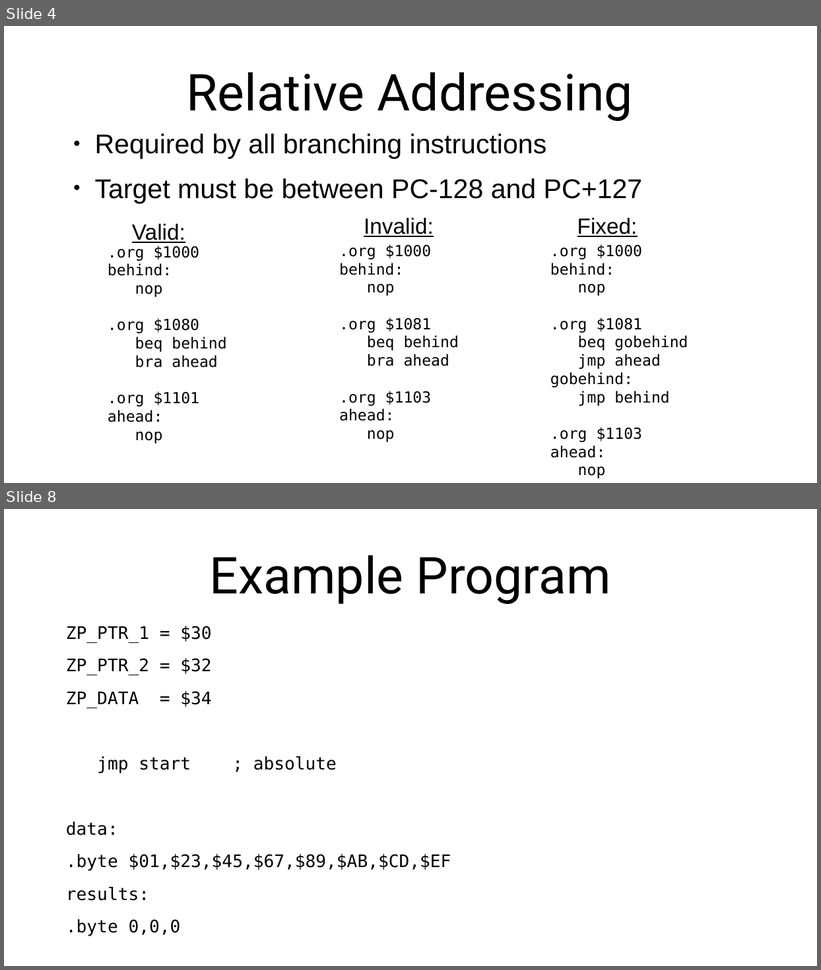
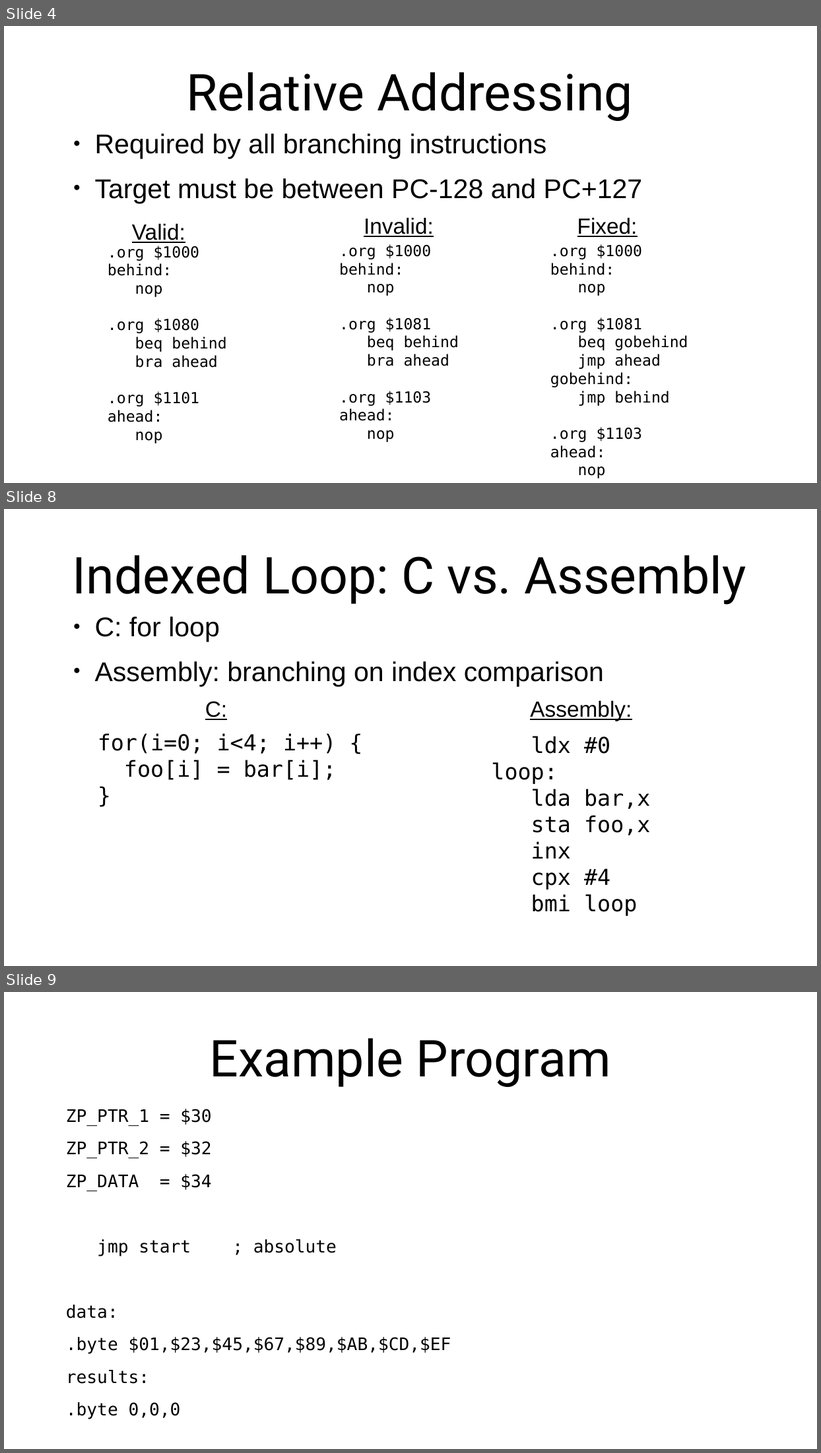
Before and after one commit to SlithyMatt/x16-assembly-tutorial, a slide deck: Lesson3/Lesson3.odp. Shown one above the other, each under a label of ours: slides 4 and 8 before the commit, slides 4, 8 and 9 after it; the slides between them are not shown. The pictures are 821x970 and 821x1453 pixels, drawn with LibreOffice and Linux fonts; fonts in the diff are those of the drawing. Boxes give left, top, right and bottom in pixels: in the first picture for what was removed or moved away, otherwise in the second. Text is boxed around its words. In the diff, an @@ line names an element or a change of style, - is before the commit and + after.

```diff
--- a/Lesson3/Lesson3.odp
+++ b/Lesson3/Lesson3.odp
@@ slide 8 added at box(4, 509, 817, 966), background #FFFFFF @@
@@ title added at box(73, 555, 746, 605), 60 pt, text #000000 @@
+Indexed Loop: C vs. Assembly
@@ text added at box(95, 617, 604, 687), 32 pt, text #000000 @@
+● C: for loop
+● Assembly: branching on index comparison
@@ text added at box(205, 701, 227, 720), 26 pt, text #000000, underline @@
+C:
@@ text added at box(530, 700, 632, 721), 26 pt, text #000000, underline @@
+Assembly:
@@ text added at box(98, 733, 337, 780), 26 pt, text #000000 @@
+for(i=0; i<4; i++) {
+foo[i] = bar[i];
+}
@@ text added at box(491, 736, 650, 916), 26 pt, text #000000 @@
+ldx #0
+loop:
+lda bar,x
+sta foo,x
+inx
+cpx #4
+bmi loop
@@ what was slide 8 is now slide 9 @@
```
Also in this commit, not shown: 3 slides changed.
